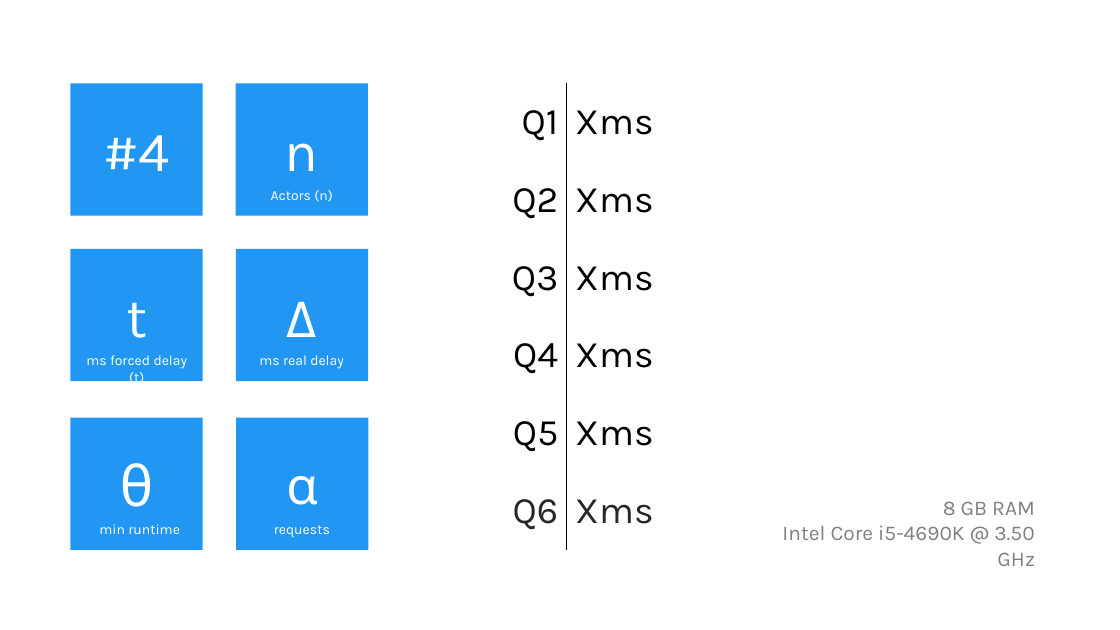
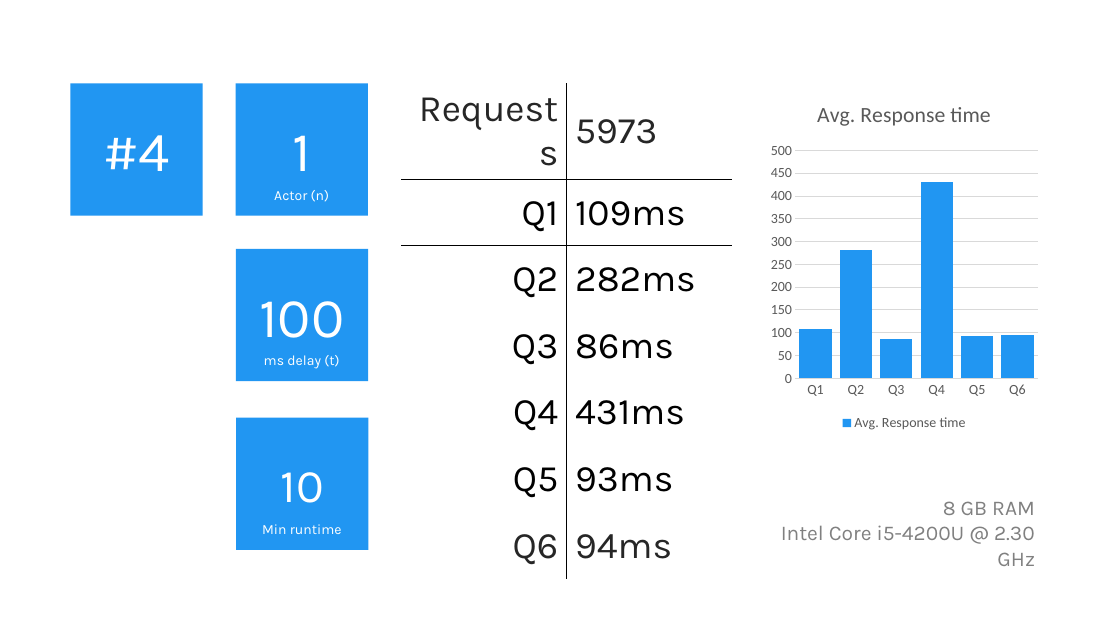
Before and after one commit to elordin/dbs, a slide deck: slide 4 of u07/Results.pptx. Drawn at 1120x630 pixels with LibreOffice and Linux fonts; fonts in the diff are those of the drawing. Boxes give left, top, right and bottom in pixels: in the first picture for what was removed or moved away, otherwise in the second. Text is boxed around its words. In the diff, an @@ line names an element or a change of style, - is before the commit and + after.

```diff
--- a/u07/Results.pptx
+++ b/u07/Results.pptx
@@ table at [402,83,733,569] @@
-row 1: Q1 | Xms
-row 2: Q2 | Xms
-row 3: Q3 | Xms
-row 4: Q4 | Xms
-row 5: Q5 | Xms
-row 6: Q6 | Xms
+row 1: Requests | 5973
+row 2: Q1 | 109ms
+row 3: Q2 | 282ms
+row 4: Q3 | 86ms
+row 5: Q4 | 431ms
+row 6: Q5 | 93ms
+row 7: Q6 | 94ms
@@ column chart added at [765,83,1044,434] @@
+title "Avg. Response time"
+categories: Q1, Q2, Q3, Q4, Q5, Q6
+Avg. Response time: 110, 280, 90, 430, 90, 90
@@ text in rectangle at [292,135,310,171]: text changed @@
-n
+1
@@ text at [274,190,329,202]: text changed @@
-Actors (n)
+Actor (n)
@@ rectangle removed at [71,249,202,381] @@
-t
@@ text in rectangle at [259,301,344,338]: text changed @@
-Δ
+100
@@ text removed at [86,355,188,386] @@
-ms forced delay (t)
@@ text at [264,355,339,369]: text changed @@
-ms real delay
+ms delay (t)
@@ rectangle removed at [71,418,202,549] @@
-θ
@@ text in rectangle at [281,472,324,503]: text changed; size 44 to 40 pt @@
-α
+10
@@ text at [262,524,342,534]: text changed @@
-min runtime
+Min runtime
@@ text removed at [274,525,330,537] @@
-requests
@@ text at [781,525,1035,540]: text changed @@
-Intel Core i5-4690K @ 3.50 GHz
+Intel Core i5-4200U @ 2.30 GHz
```
Also in this commit, not shown: 3 other slides changed, 1 other file.
